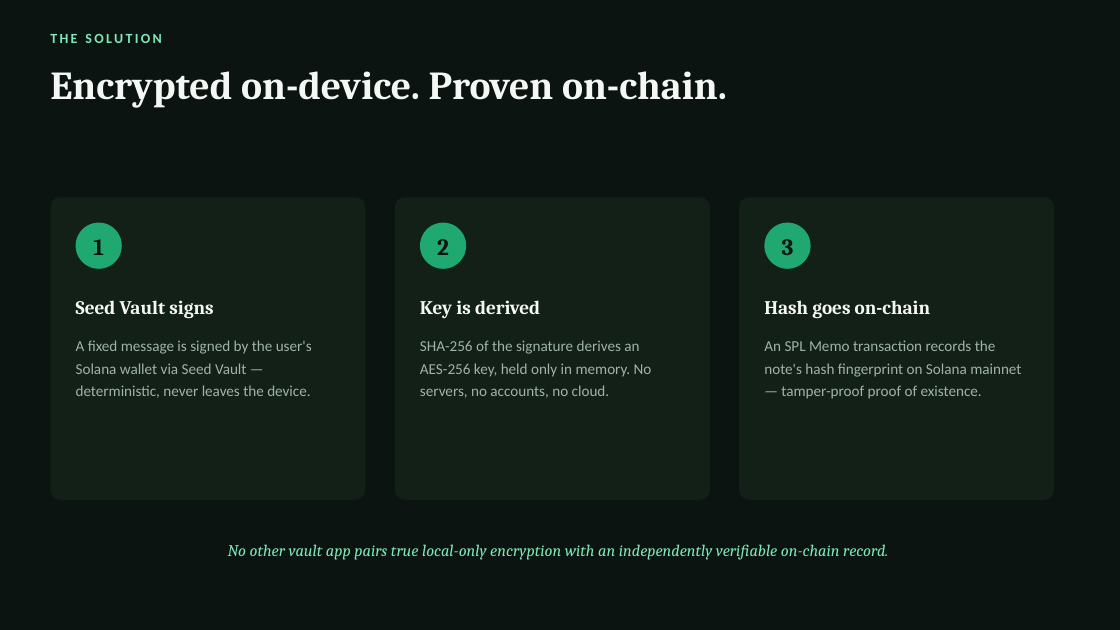
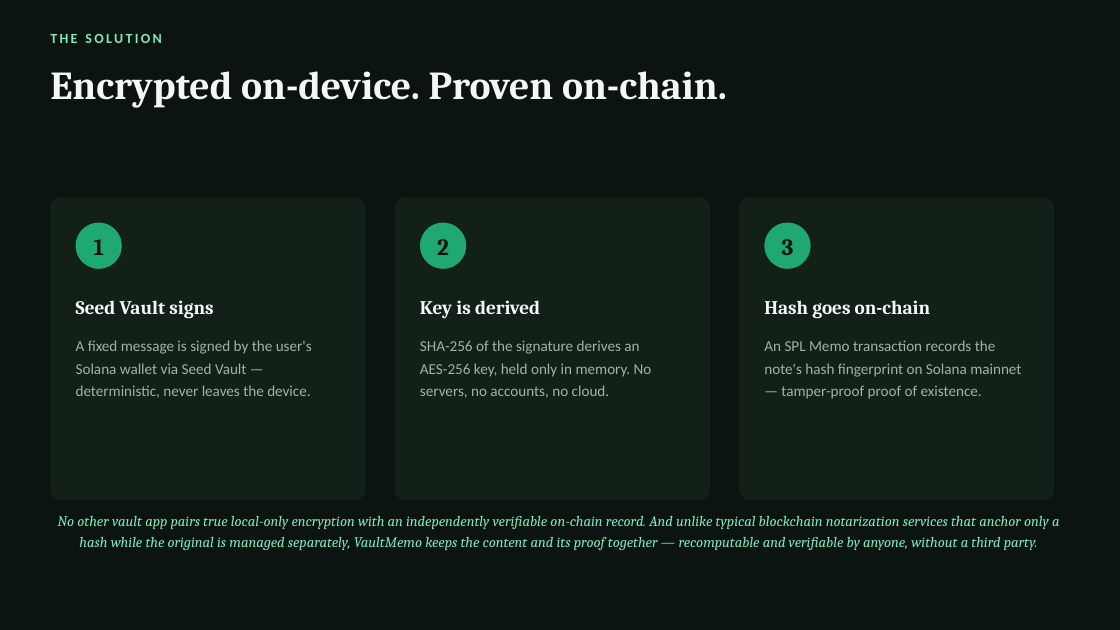
Before and after one commit to jungmin1212/legal, a slide deck: slide 4 of VaultMemo/VaultMemo_Pitch_Deck.pptx. Drawn at 1120x630 pixels with LibreOffice and Linux fonts; fonts in the diff are those of the drawing. Boxes give left, top, right and bottom in pixels: in the first picture for what was removed or moved away, otherwise in the second. Text is boxed around its words. In the diff, an @@ line names an element or a change of style, - is before the commit and + after.

Commit message:
Add French Marseille court precedent and content+proof co-preservation point

```diff
--- a/VaultMemo/VaultMemo_Pitch_Deck.pptx
+++ b/VaultMemo/VaultMemo_Pitch_Deck.pptx
@@ text "No other vault app pairs ..." at bbox=[58, 516, 1060, 550]: vertical alignment middle to top @@
@@ text at bbox=[58, 516, 1060, 550]: text changed; size 14 to 12.5 pt @@
-No other vault app pairs true local-only encryption with an independently verifiable on-chain record.
+No other vault app pairs true local-only encryption with an independently verifiable on-chain record. And unlike typical blockchain notarization services that anchor only a hash while the original is managed separately, VaultMemo keeps the content and its proof together — recomputable and verifiable by anyone, without a third party.
```
Also in this commit, not shown: 1 other slide changed.
